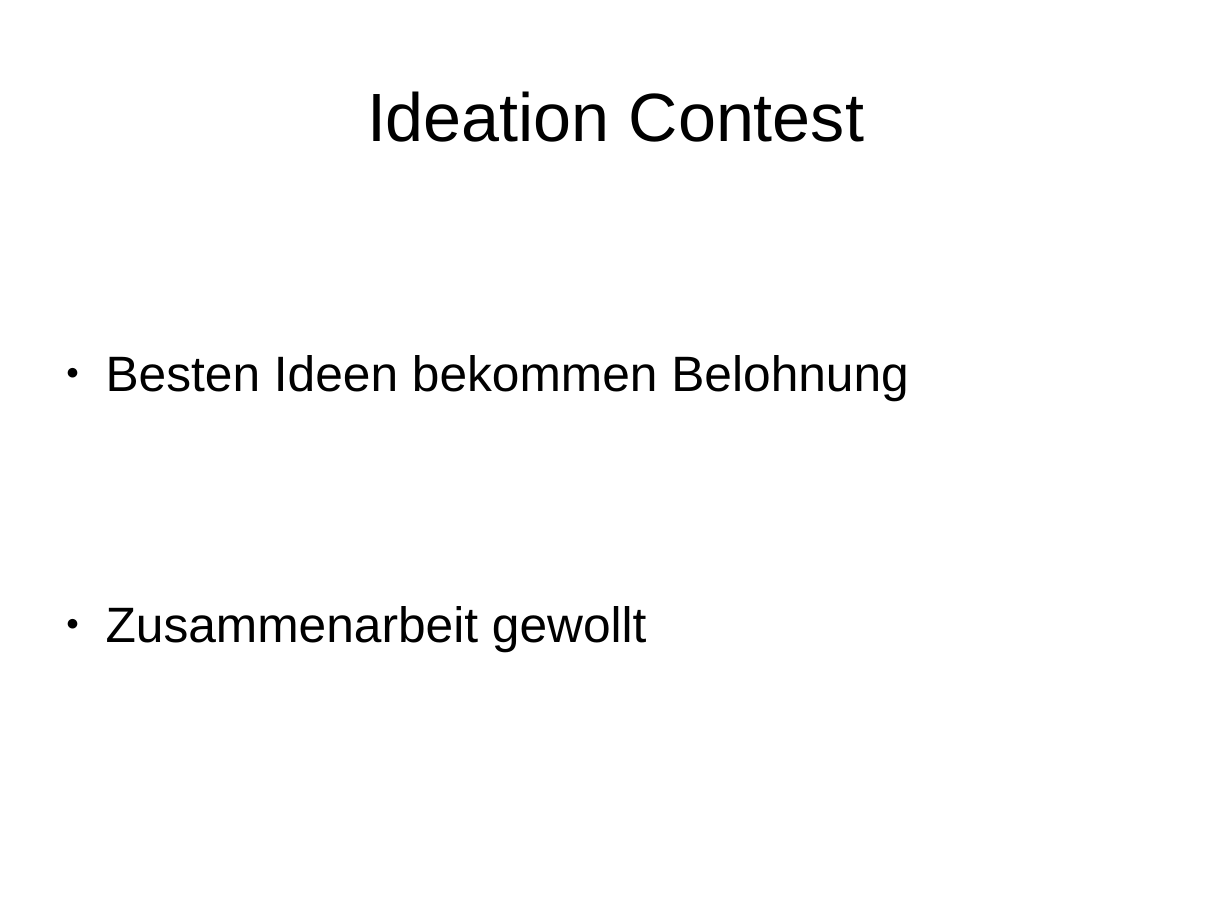
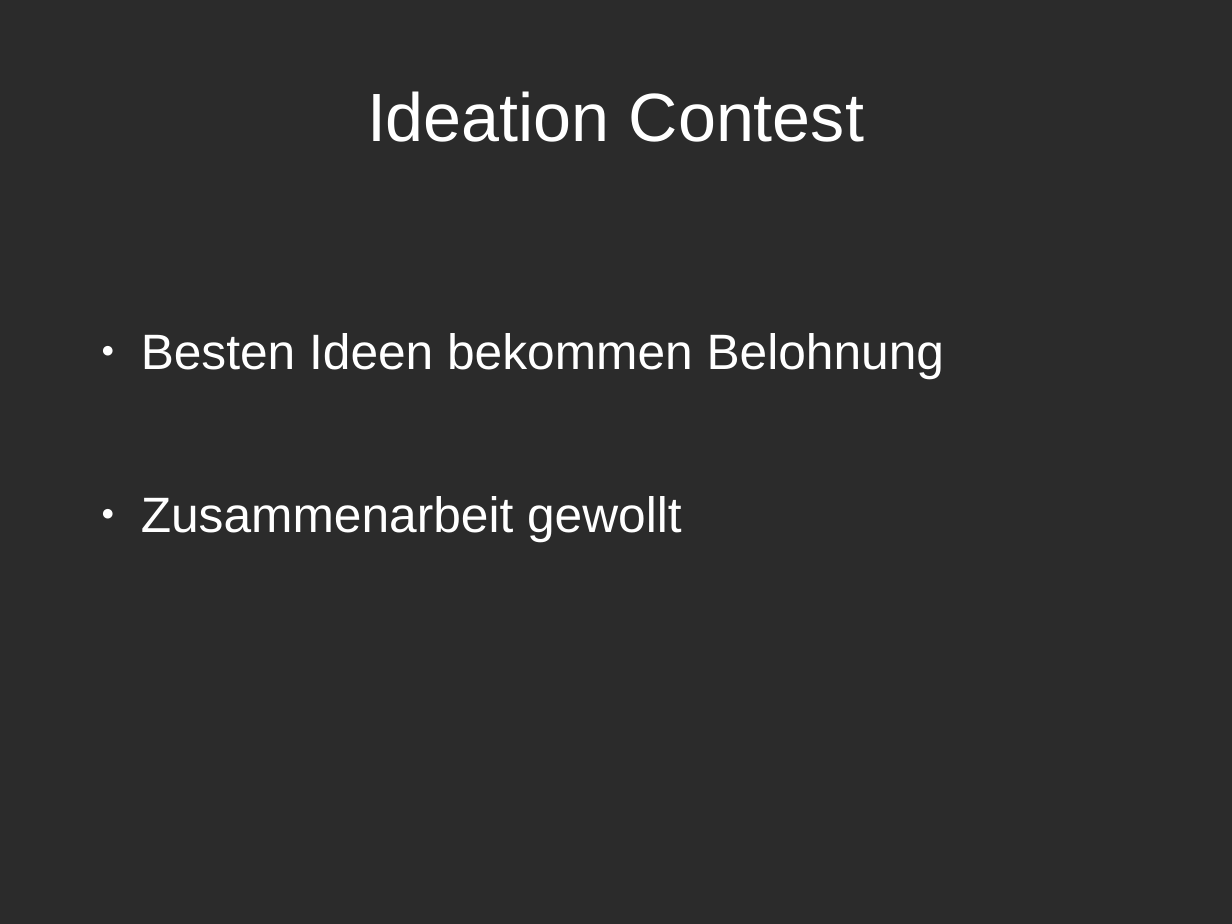
Before and after one commit to Anton1718/IMM_SocialMediaInADevelopmentProcess4711, a slide deck: slide 8 of Folien-Co-Creation.odp. Drawn at 1232x924 pixels with LibreOffice and Linux fonts; fonts in the diff are those of the drawing; background and template pictures are left out; a plain dark background stands for a picture behind light text. Boxes give left, top, right and bottom in pixels: in the first picture for what was removed or moved away, otherwise in the second. Text is boxed around its words. In the diff, an @@ line names an element or a change of style, - is before the commit and + after.

```diff
--- a/Folien-Co-Creation.odp
+++ b/Folien-Co-Creation.odp
@@ background #FFFFFF to picture (left out) @@
@@ title "Ideation Contest" at bbox=[367, 91, 864, 142]: text colour #000000 to #FFFFFF @@
@@ text "Besten Ideen bekommen Belohnung": place and size @@
-text "Besten Ideen bekommen Belohnung" at bbox=[106, 355, 908, 652]
+text "Besten Ideen bekommen Belohnung" at bbox=[141, 333, 944, 542]
@@ text "Besten Ideen bekommen Belohnung" at bbox=[141, 333, 944, 542]: text colour #000000 to #FFFFFF; indent changed; less space between paragraphs; bullet colour #000000 to #FFFFFF @@
```
Also in this commit, not shown: 14 other slides changed, 1 slide added, 1 other file.
